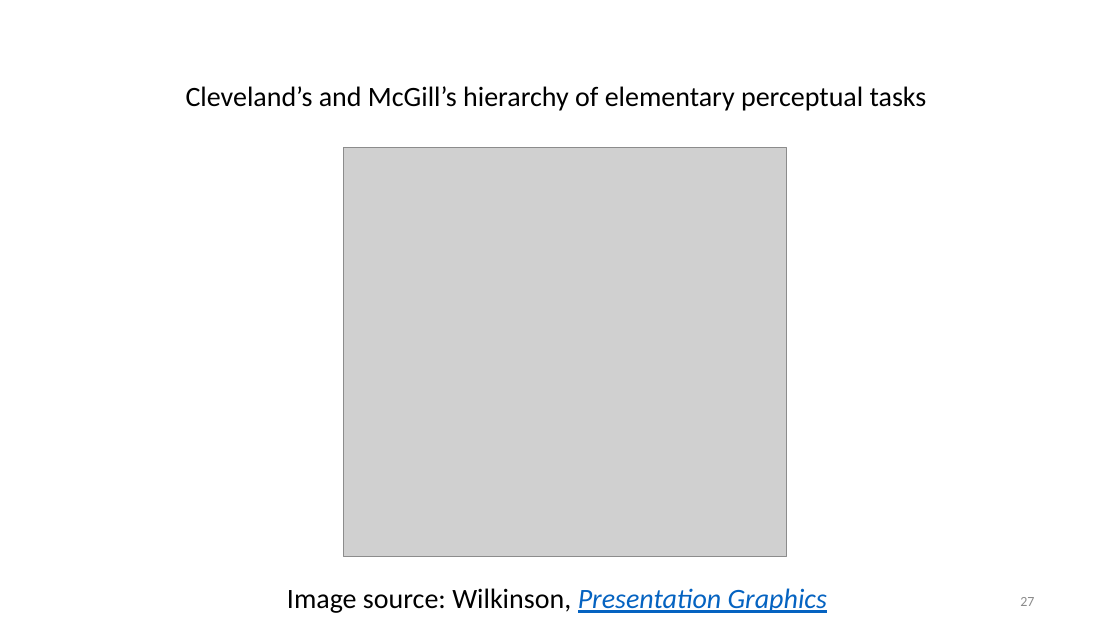
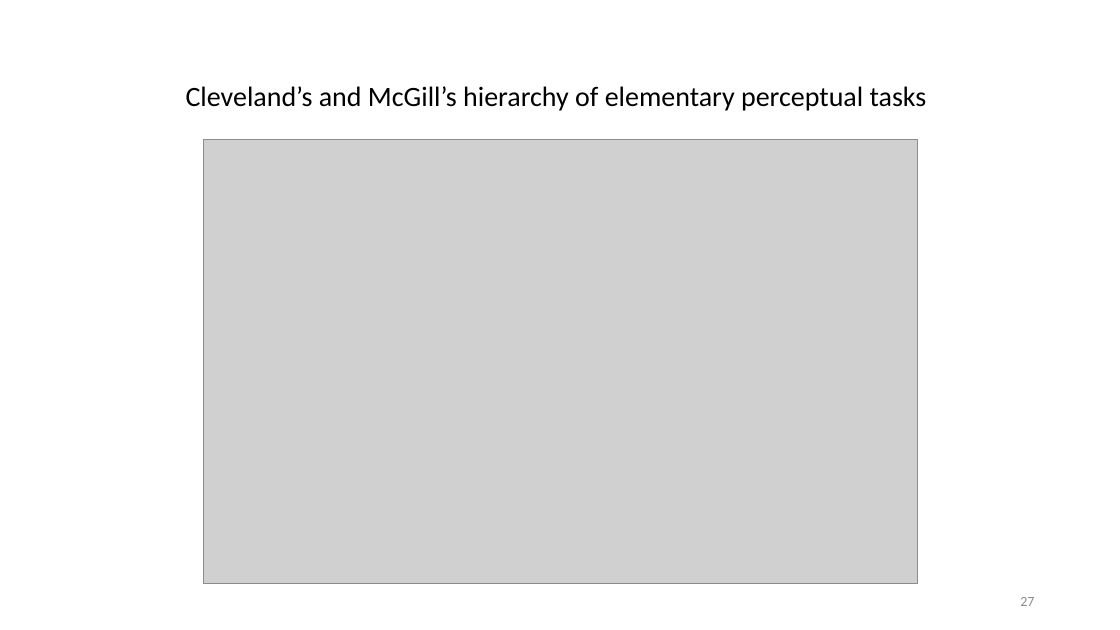
Before and after one commit to WSU-DataScience/SDSS19-dataviz-workshop, a slide deck: slide 27 of slides/Visualization theory and principles.pptx. Drawn at 1120x630 pixels with LibreOffice and Linux fonts; fonts in the diff are those of the drawing; grey boxes stand for pictures. Boxes give left, top, right and bottom in pixels: in the first picture for what was removed or moved away, otherwise in the second. Text is boxed around its words. In the diff, an @@ line names an element or a change of style, - is before the commit and + after.

```diff
--- a/slides/Visualization theory and principles.pptx
+++ b/slides/Visualization theory and principles.pptx
@@ picture: place and size @@
-picture at bbox=[343, 147, 786, 556]
+picture at bbox=[204, 139, 918, 584]
@@ text removed at bbox=[287, 588, 827, 613] @@
-Image source: Wilkinson, Presentation Graphics
```
Also in this commit, not shown: 2 other slides changed, 9 slides added, 20 slides removed, 5 other files.
